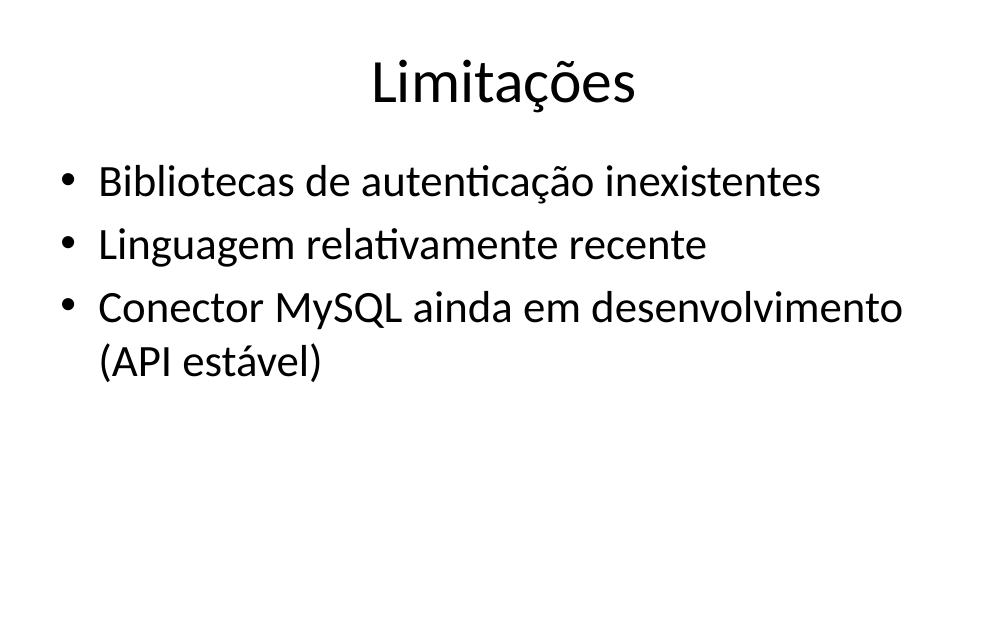
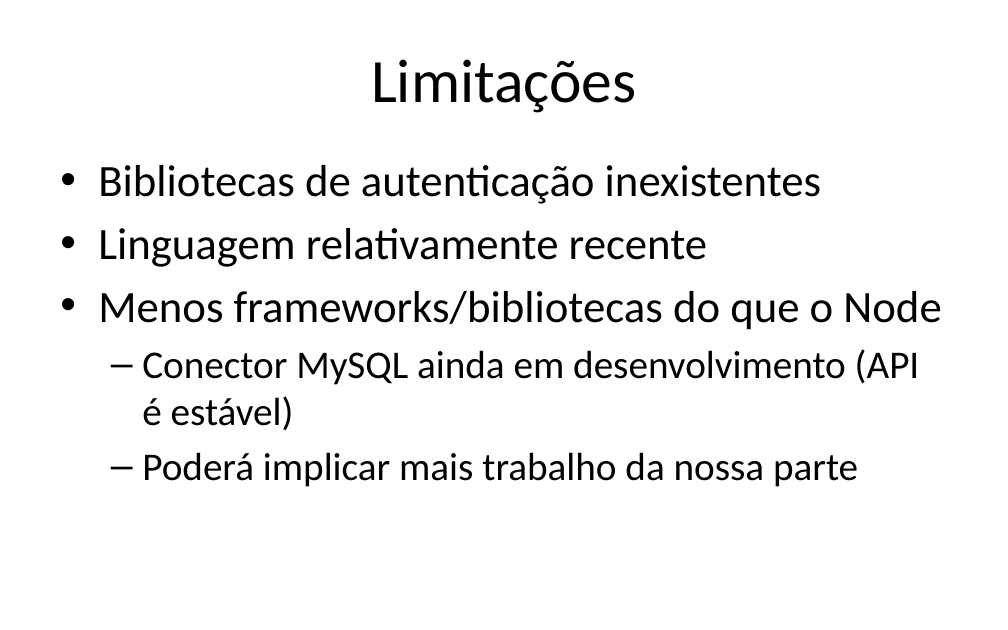
Before and after one commit to iptomar/letrinhas_si, a slide deck: slide 31 of Apresentacoes/v01.pptx. Drawn at 1008x630 pixels with LibreOffice and Linux fonts; fonts in the diff are those of the drawing; background and template pictures are left out. Boxes give left, top, right and bottom in pixels: in the first picture for what was removed or moved away, otherwise in the second. Text is boxed around its words. In the diff, an @@ line names an element or a change of style, - is before the commit and + after.

```diff
--- a/Apresentacoes/v01.pptx
+++ b/Apresentacoes/v01.pptx
@@ text at (98,291,941,487): text changed; size 32 to 28 pt @@
-• Conector MySQL ainda em desenvolvimento (API estável)
+• Menos frameworks/bibliotecas do que o Node
+  – Conector MySQL ainda em desenvolvimento (API é estável)
+  – Poderá implicar mais trabalho da nossa parte
```
Also in this commit, not shown: 3 other slides changed.
